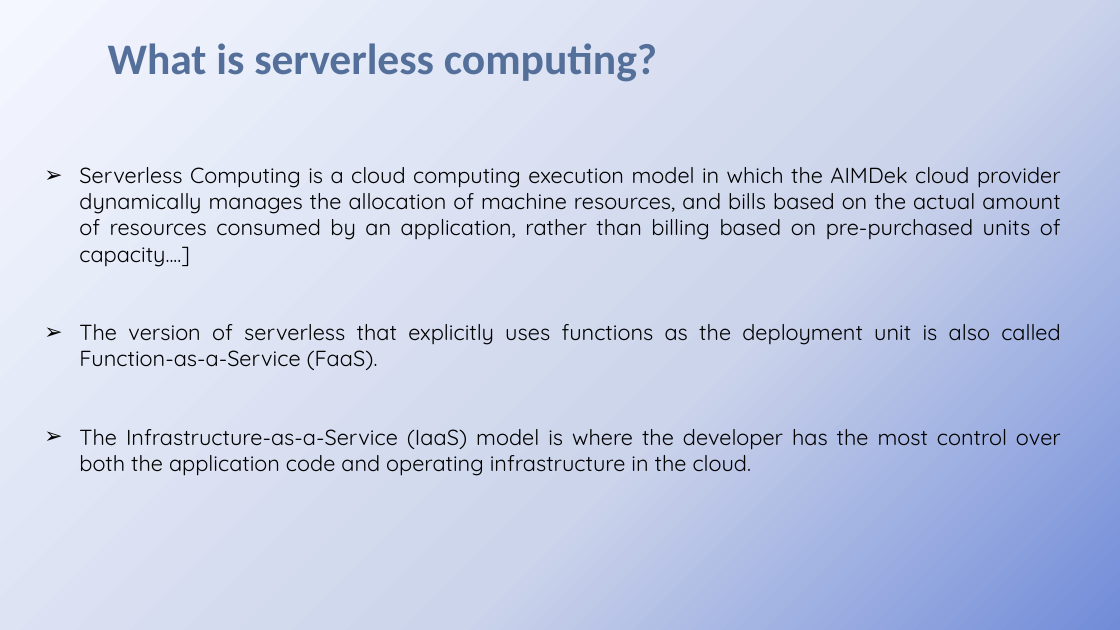
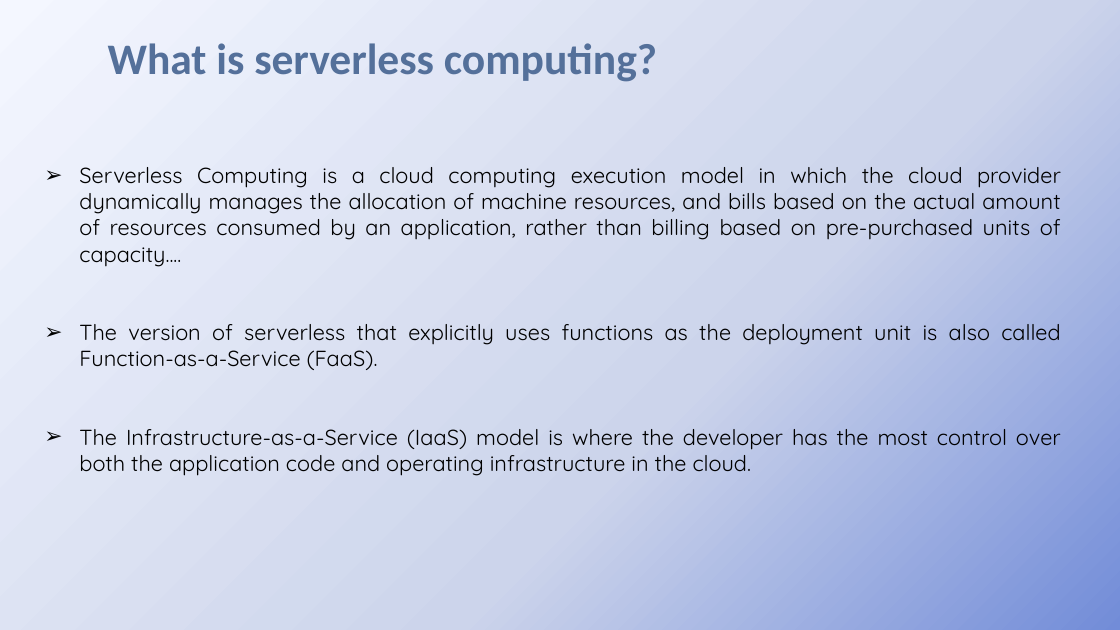
Before and after one commit to chintanBhimani07/unknown, a slide deck: slide 5 of Reports/Seminar-ppt.pptx. Drawn at 1120x630 pixels with LibreOffice and Linux fonts; fonts in the diff are those of the drawing; background and template pictures are left out. Boxes give left, top, right and bottom in pixels: in the first picture for what was removed or moved away, otherwise in the second. Text is boxed around its words. In the diff, an @@ line names an element or a change of style, - is before the commit and + after.

```diff
--- a/Reports/Seminar-ppt.pptx
+++ b/Reports/Seminar-ppt.pptx
@@ text at (x1=79, y1=167, x2=1061, y2=267): text changed @@
-➢ Serverless Computing is a cloud computing execution model in which the AIMDek cloud provider dynamically manages the allocation of machine resources, and bills based on the actual amount of resources consumed by an application, rather than billing based on pre-purchased units of capacity....]
+➢ Serverless Computing is a cloud computing execution model in which the cloud provider dynamically manages the allocation of machine resources, and bills based on the actual amount of resources consumed by an application, rather than billing based on pre-purchased units of capacity....
```
Also in this commit, not shown: 1 other slide changed, 8 other files.
